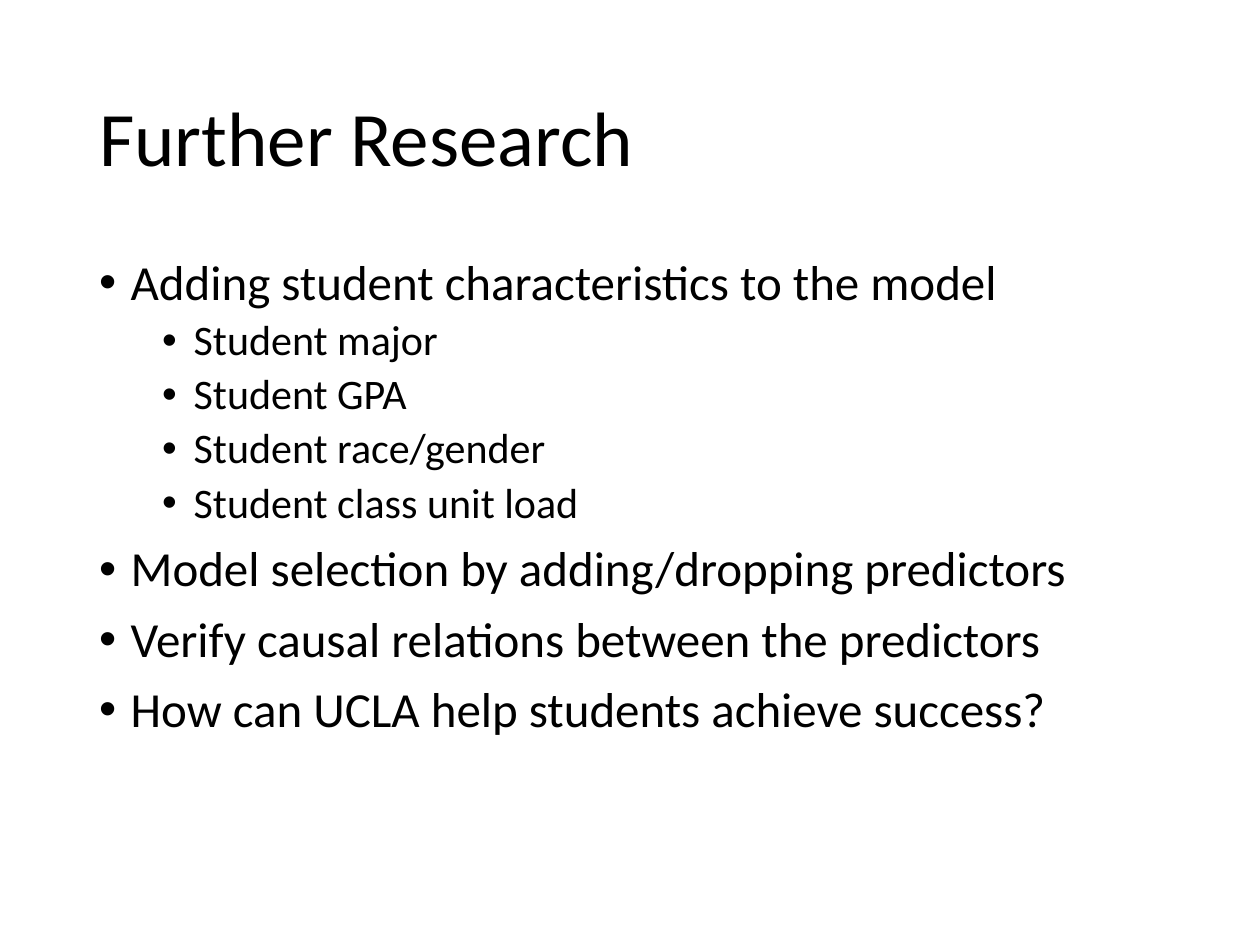
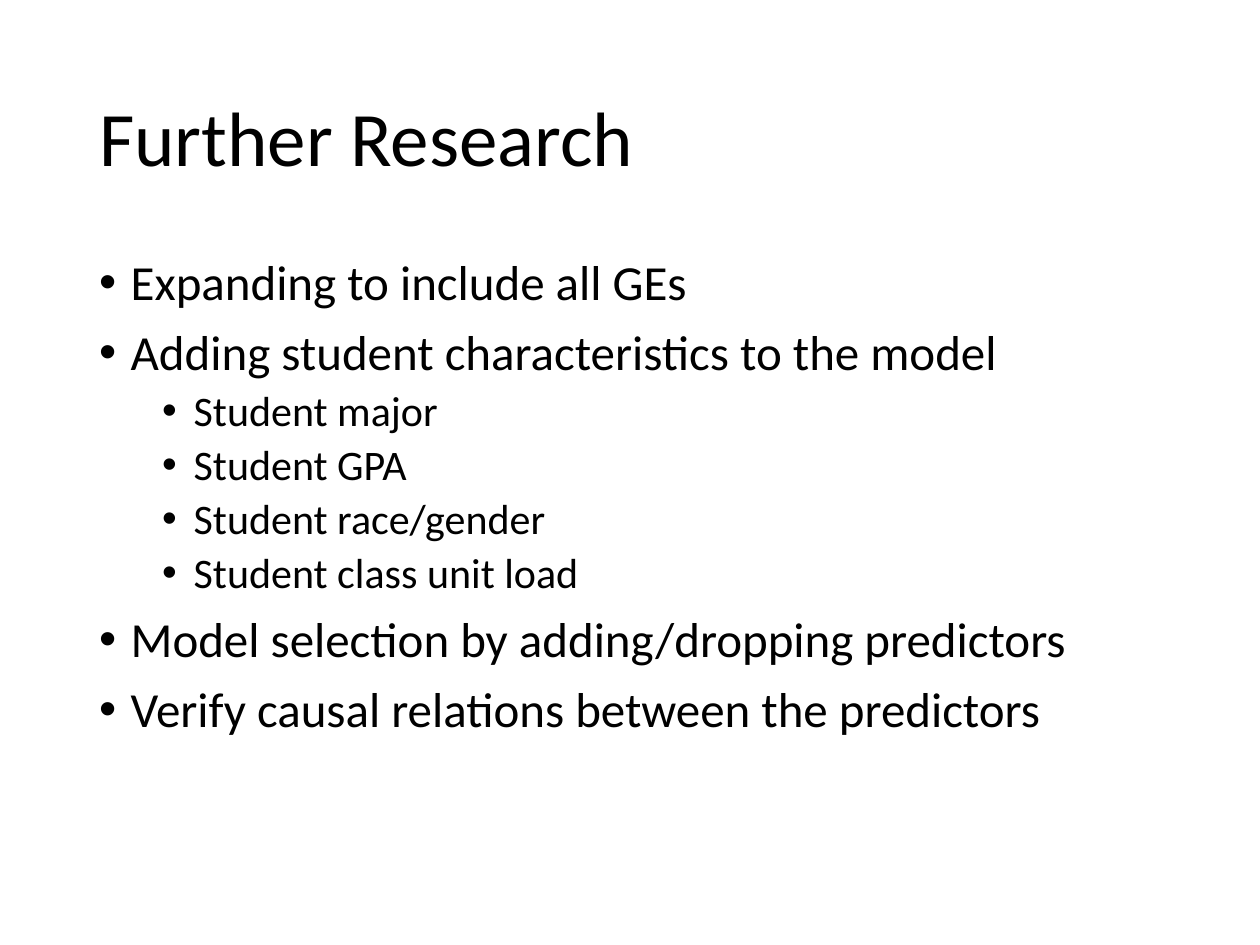
Before and after one commit to kaizersaber/stats131, a slide deck: slide 6 of Project_Slides.pptx. Drawn at 1260x945 pixels with LibreOffice and Linux fonts; fonts in the diff are those of the drawing. Boxes give left, top, right and bottom in pixels: in the first picture for what was removed or moved away, otherwise in the second. Text is boxed around its words. In the diff, an @@ line names an element or a change of style, - is before the commit and + after.

```diff
--- a/Project_Slides.pptx
+++ b/Project_Slides.pptx
@@ text at [131,266,687,309]: paragraph added @@
+• Expanding to include all GEs
@@ text at [131,693,1046,735]: paragraph removed @@
-• How can UCLA help students achieve success?
```
Also in this commit, not shown: 2 other slides changed.
